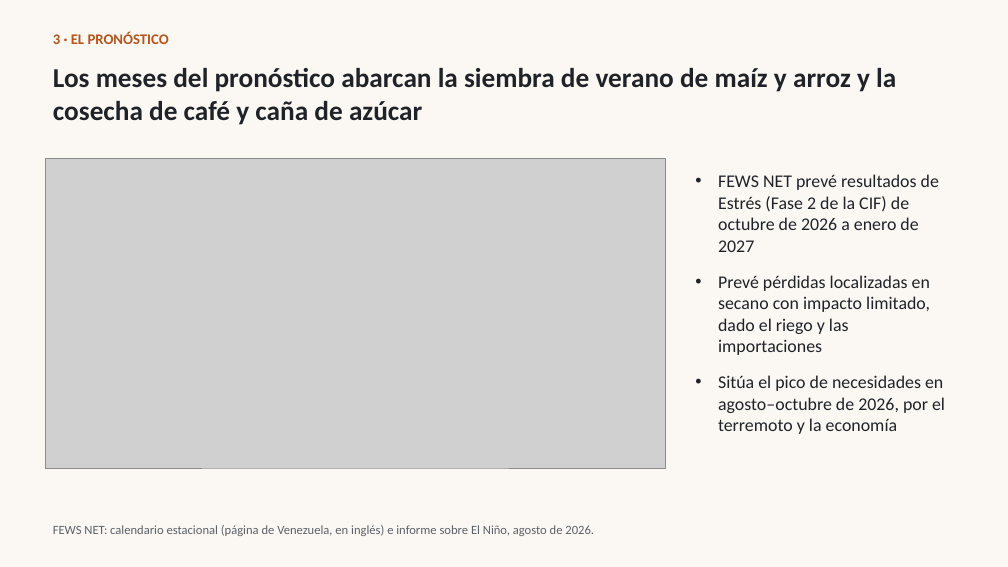
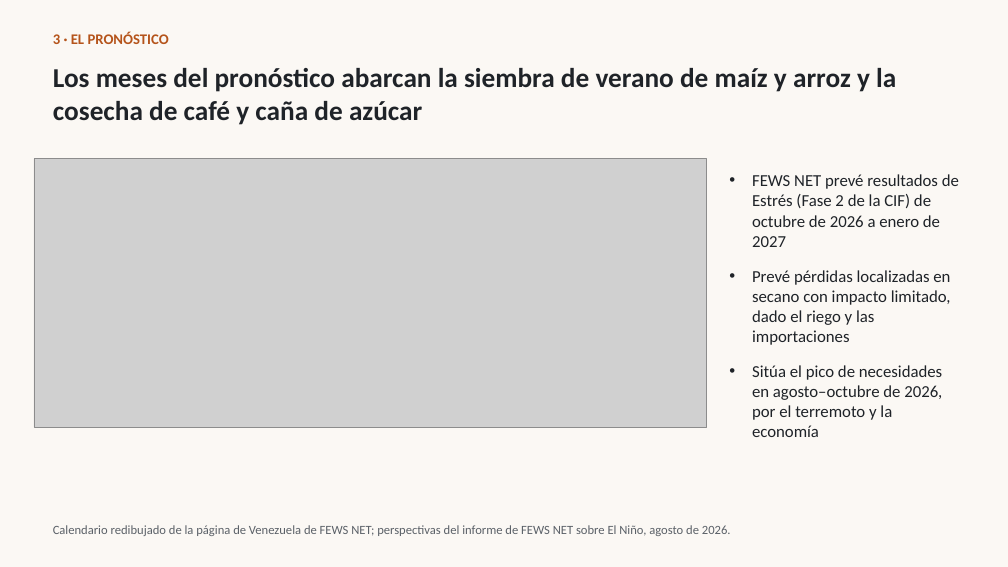
Before and after one commit to OCHA-DAP/ds-teleconnections, a slide deck: slide 9 of docs/enso/ven/slides/es/venezuela-el-nino-2026-27-es.pptx. Drawn at 1008x567 pixels with LibreOffice and Linux fonts; fonts in the diff are those of the drawing; grey boxes stand for pictures. Boxes give left, top, right and bottom in pixels: in the first picture for what was removed or moved away, otherwise in the second. Text is boxed around its words. In the diff, an @@ line names an element or a change of style, - is before the commit and + after.

```diff
--- a/docs/enso/ven/slides/es/venezuela-el-nino-2026-27-es.pptx
+++ b/docs/enso/ven/slides/es/venezuela-el-nino-2026-27-es.pptx
@@ picture: place and size @@
-picture at (45, 159, 665, 468)
+picture at (34, 159, 707, 427)
@@ text "FEWS NET prevé resultados de ...": place and size @@
-text "FEWS NET prevé resultados de ..." at (718, 174, 945, 434)
+text "FEWS NET prevé resultados de ..." at (752, 174, 959, 437)
@@ text "FEWS NET prevé resultados de ..." at (752, 174, 959, 437): size 17 to 16 pt @@
@@ text at (53, 525, 731, 536): text changed @@
-FEWS NET: calendario estacional (página de Venezuela, en inglés) e informe sobre El Niño, agosto de 2026.
+Calendario redibujado de la página de Venezuela de FEWS NET; perspectivas del informe de FEWS NET sobre El Niño, agosto de 2026.
```
Also in this commit, not shown: 5 other slides changed, 16 other files.
